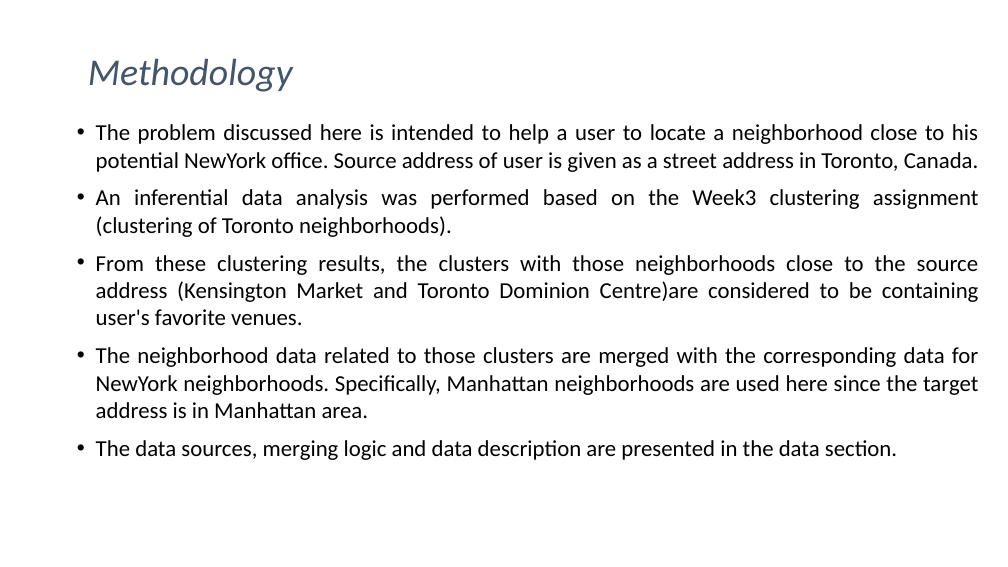
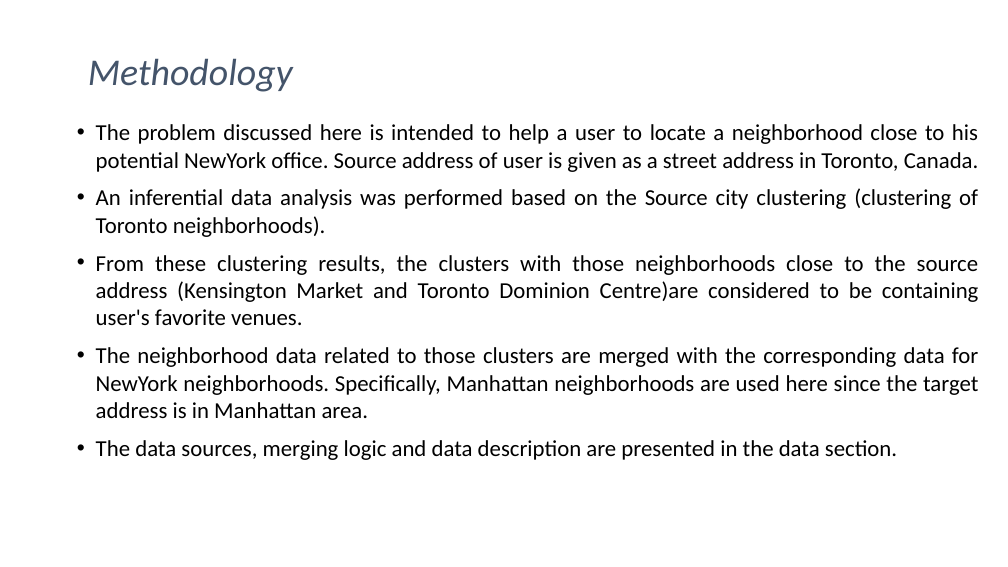
Before and after one commit to btho733/Belvin-Personal_Projects, a slide deck: slide 7 of Project05_DataScience_NeighborhoodLocatorApplication/Development_PPT.pptx. Drawn at 1008x567 pixels with LibreOffice and Linux fonts; fonts in the diff are those of the drawing. Boxes give left, top, right and bottom in pixels: in the first picture for what was removed or moved away, otherwise in the second. Text is boxed around its words. In the diff, an @@ line names an element or a change of style, - is before the commit and + after.

```diff
--- a/Project05_DataScience_NeighborhoodLocatorApplication/Development_PPT.pptx
+++ b/Project05_DataScience_NeighborhoodLocatorApplication/Development_PPT.pptx
@@ text at [96, 188, 978, 237]: text changed @@
-• An inferential data analysis was performed based on the Week3 clustering assignment (clustering of Toronto neighborhoods).
+• An inferential data analysis was performed based on the Source city clustering (clustering of Toronto neighborhoods).
```
Also in this commit, not shown: 1 other slide changed.
